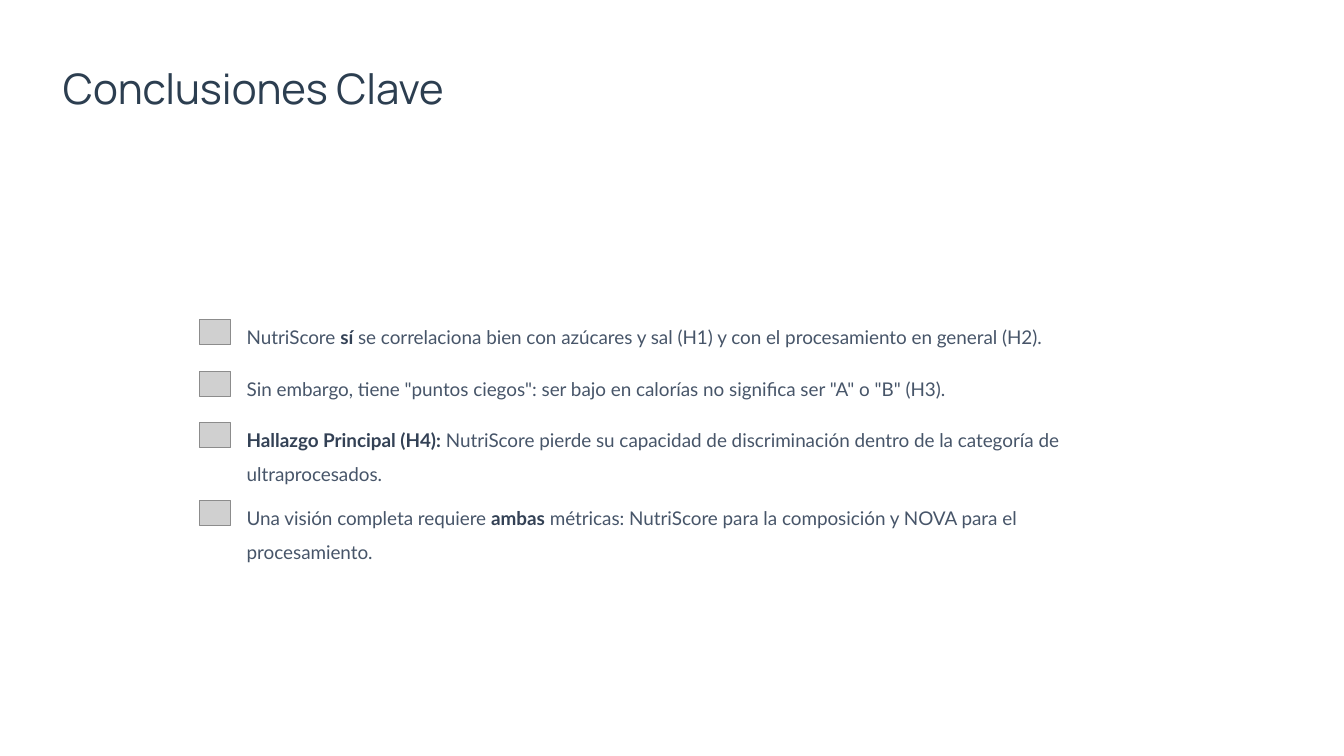
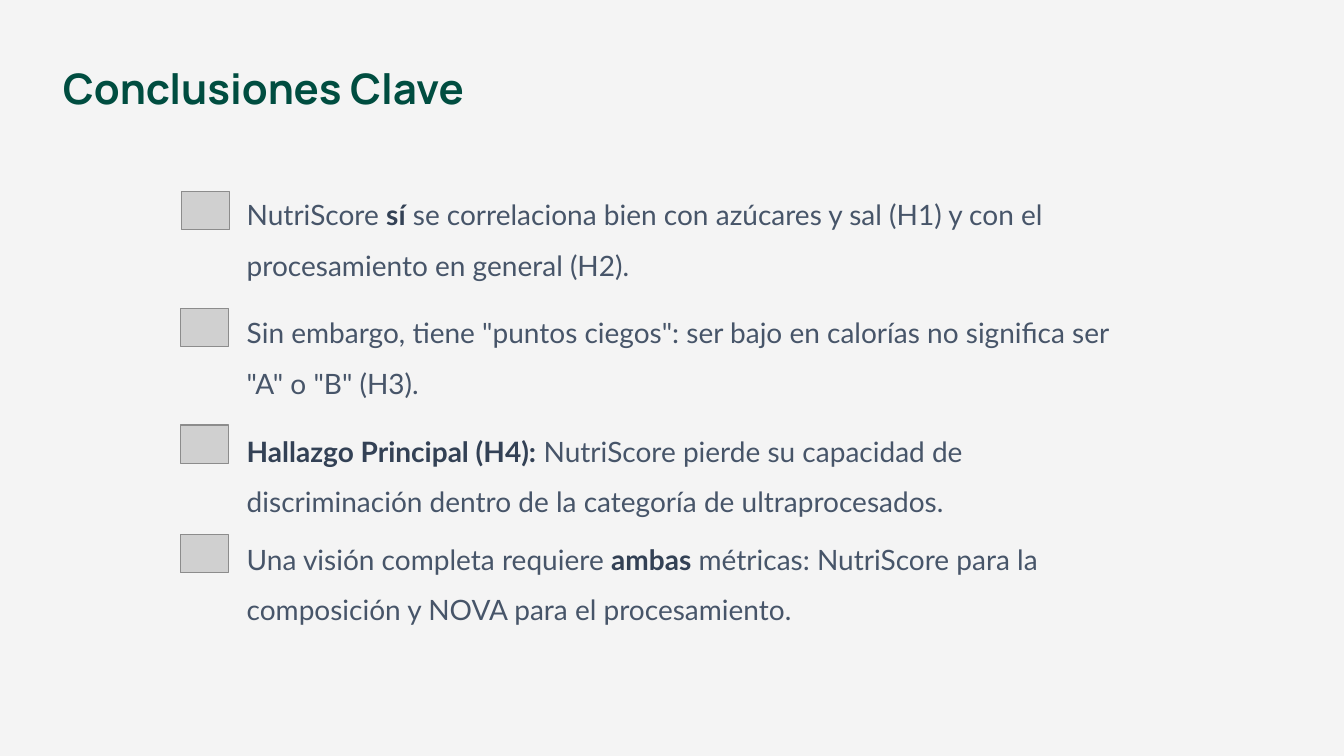
Before and after one commit to SergioMartinezRico/EDA_Nutriscore_NOVA, a slide deck: slide 16 of Análisis NutriScore vs NOVA.pptx. Drawn at 1344x756 pixels with LibreOffice and Linux fonts; fonts in the diff are those of the drawing; grey boxes stand for pictures. Boxes give left, top, right and bottom in pixels: in the first picture for what was removed or moved away, otherwise in the second. Text is boxed around its words. In the diff, an @@ line names an element or a change of style, - is before the commit and + after.

```diff
--- a/Análisis NutriScore vs NOVA.pptx
+++ b/Análisis NutriScore vs NOVA.pptx
@@ background #FFFFFF to #F4F4F4 @@
@@ text "Conclusiones Clave" at box(63, 73, 464, 105): text colour #2C3E50 to #004D40, bold on @@
@@ picture: place and size @@
-picture at box(200, 320, 231, 345)
+picture at box(181, 192, 230, 230)
@@ size 13.5 to 20 pt in 4 elements at box(247, 440, 962, 517), box(247, 322, 1109, 398), box(247, 549, 1038, 625), box(247, 203, 1042, 281) @@
@@ text "NutriScore sí se correlaciona bien ...": place and size @@
-text "NutriScore sí se correlaciona bien ..." at box(247, 329, 1042, 348)
+text "NutriScore sí se correlaciona bien ..." at box(247, 203, 1042, 281)
@@ text "Sin embargo, tiene "puntos ciegos": ...": place and size @@
-text "Sin embargo, tiene "puntos ciegos": ..." at box(247, 381, 946, 400)
+text "Sin embargo, tiene "puntos ciegos": ..." at box(247, 322, 1109, 398)
@@ picture: place and size @@
-picture at box(200, 371, 231, 396)
+picture at box(180, 309, 229, 347)
@@ picture: place and size @@
-picture at box(200, 422, 231, 448)
+picture at box(180, 425, 229, 464)
@@ picture: place and size @@
-picture at box(200, 500, 231, 525)
+picture at box(180, 534, 229, 573)
@@ text "Una visión completa requiere ambas ...": place and size @@
-text "Una visión completa requiere ambas ..." at box(247, 511, 1016, 529)
+text "Una visión completa requiere ambas ..." at box(247, 549, 1038, 625)
```
Also in this commit, not shown: 14 other slides changed, 3 slides added, 3 slides removed.
